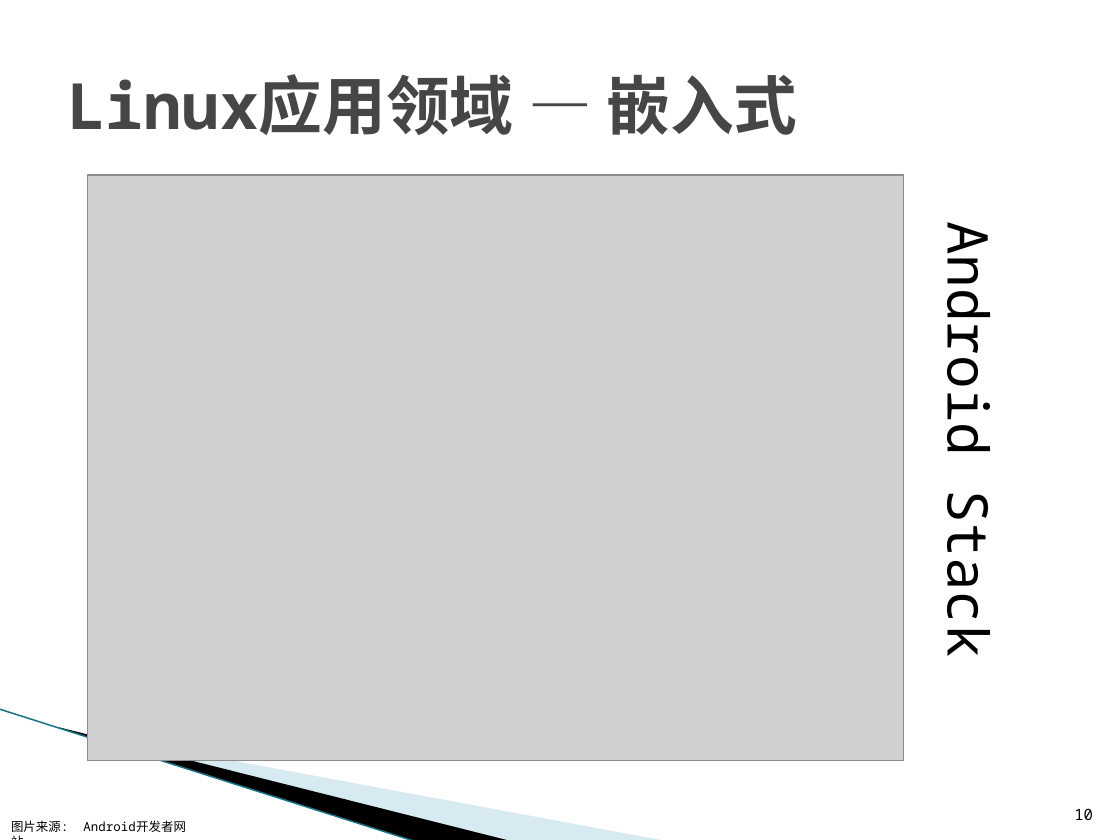
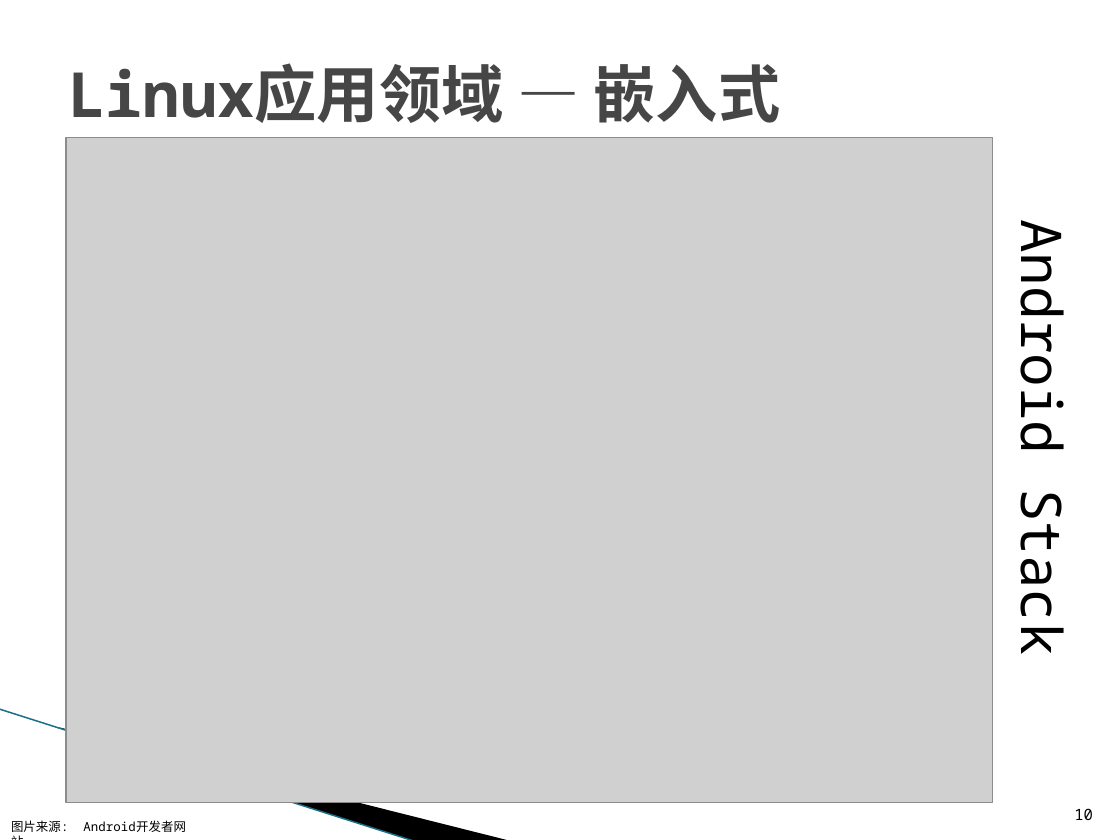
Before and after one commit to L3w1s-L1u/a_linux_prime, a slide deck: slide 10 of linux_introduction/Linux_Intro.pptx. Drawn at 1120x840 pixels with LibreOffice and Linux fonts; fonts in the diff are those of the drawing; grey boxes stand for pictures; background and template pictures are left out. Boxes give left, top, right and bottom in pixels: in the first picture for what was removed or moved away, otherwise in the second. Text is boxed around its words. In the diff, an @@ line names an element or a change of style, - is before the commit and + after.

```diff
--- a/linux_introduction/Linux_Intro.pptx
+++ b/linux_introduction/Linux_Intro.pptx
@@ title "Linux应用领域 — 嵌入式": place and size @@
-title "Linux应用领域 — 嵌入式" at <box>67,74,797,135</box>
+title "Linux应用领域 — 嵌入式" at <box>68,63,781,123</box>
@@ title "Linux应用领域 — 嵌入式" at <box>68,63,781,123</box>: size 41 to 40 pt @@
@@ picture: place and size @@
-picture at <box>87,175,903,760</box>
+picture at <box>66,138,992,803</box>
@@ text "Android Stack": place and size @@
-text "Android Stack" at <box>931,244,1007,653</box>
+text "Android Stack" at <box>1005,242,1081,651</box>
@@ freeform shape removed at <box>87,613,553,790</box> @@
```
Also in this commit, not shown: 10 other slides changed, 2 slides added, 1 slide removed, 2 other files.
